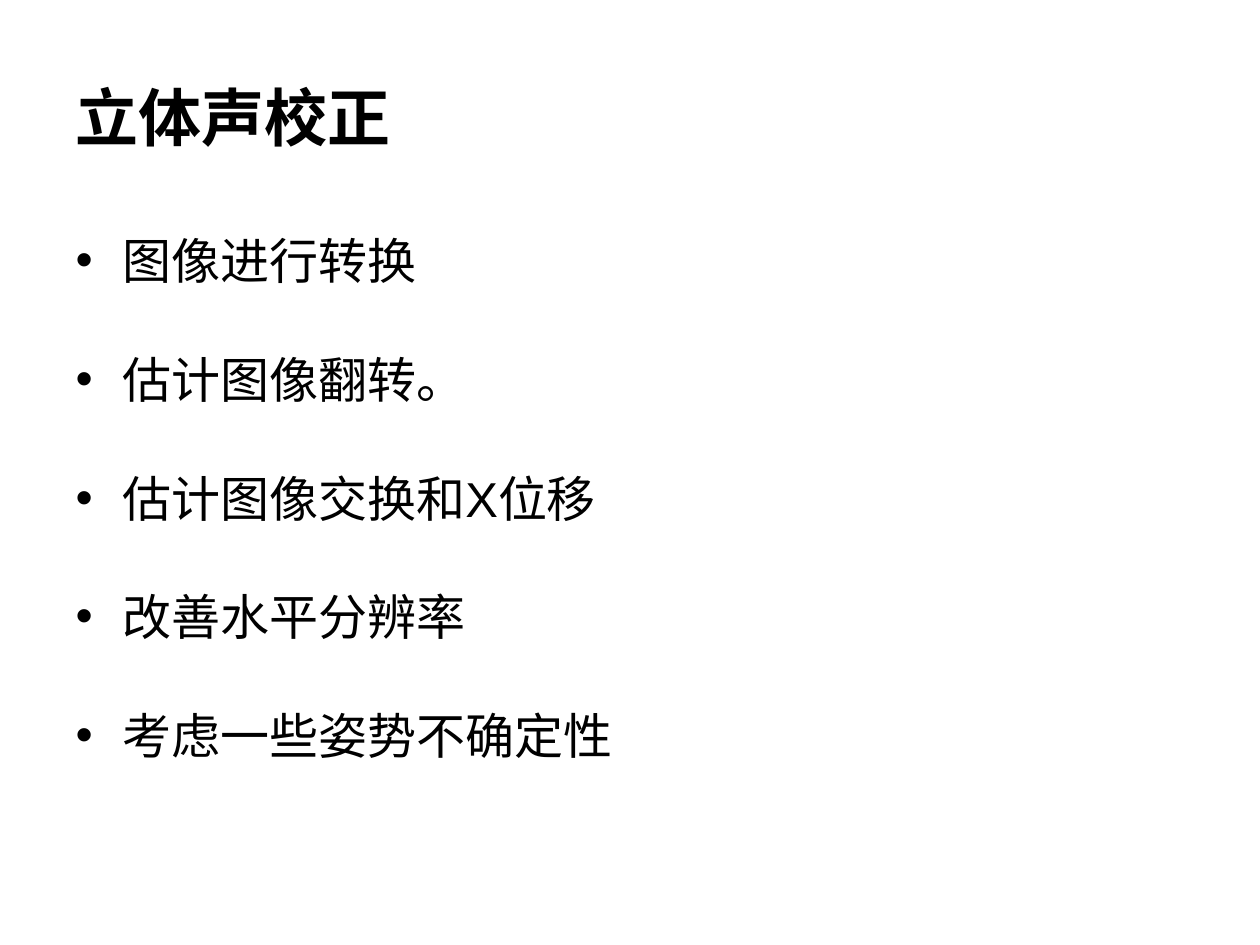
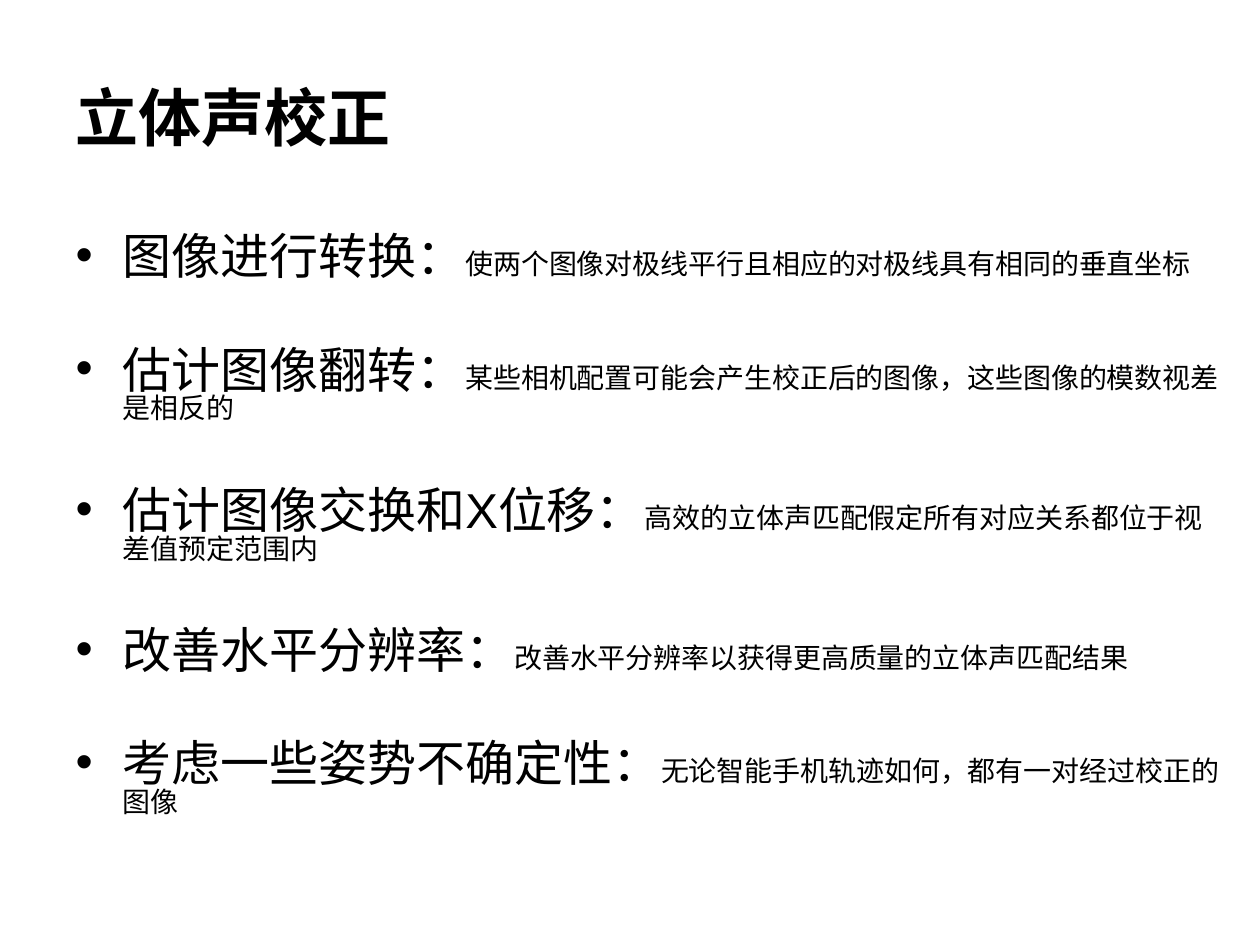
Before and after one commit to 5lyTher1n/graphics2019, a slide deck: slide 5 of 21960540侯保蕾/读书报告/读书报告.ppt. Drawn at 1260x945 pixels with LibreOffice and Linux fonts; fonts in the diff are those of the drawing; background and template pictures are left out. Boxes give left, top, right and bottom in pixels: in the first picture for what was removed or moved away, otherwise in the second. Text is boxed around its words. In the diff, an @@ line names an element or a change of style, - is before the commit and + after.

```diff
--- a/21960540侯保蕾/读书报告/读书报告.ppt
+++ b/21960540侯保蕾/读书报告/读书报告.ppt
@@ text at (123,232,1219,815): text changed; size 28 to 16 pt @@
-• 图像进行转换
-• 估计图像翻转。
-• 估计图像交换和X位移
-• 改善水平分辨率
-• 考虑一些姿势不确定性
+• 图像进行转换：使两个图像对极线平行且相应的对极线具有相同的垂直坐标
+• 估计图像翻转：某些相机配置可能会产生校正后的图像，这些图像的模数视差是相反的
+• 估计图像交换和X位移：高效的立体声匹配假定所有对应关系都位于视差值预定范围内
+• 改善水平分辨率：改善水平分辨率以获得更高质量的立体声匹配结果
+• 考虑一些姿势不确定性：无论智能手机轨迹如何，都有一对经过校正的图像
```
Also in this commit, not shown: 7 other slides changed, 1 slide added, 35 other files.
